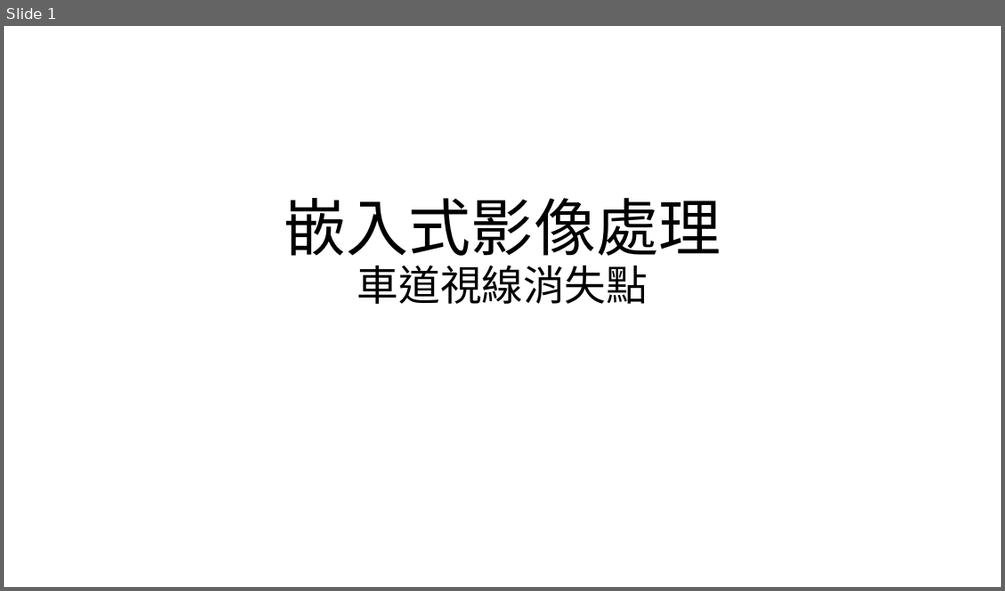
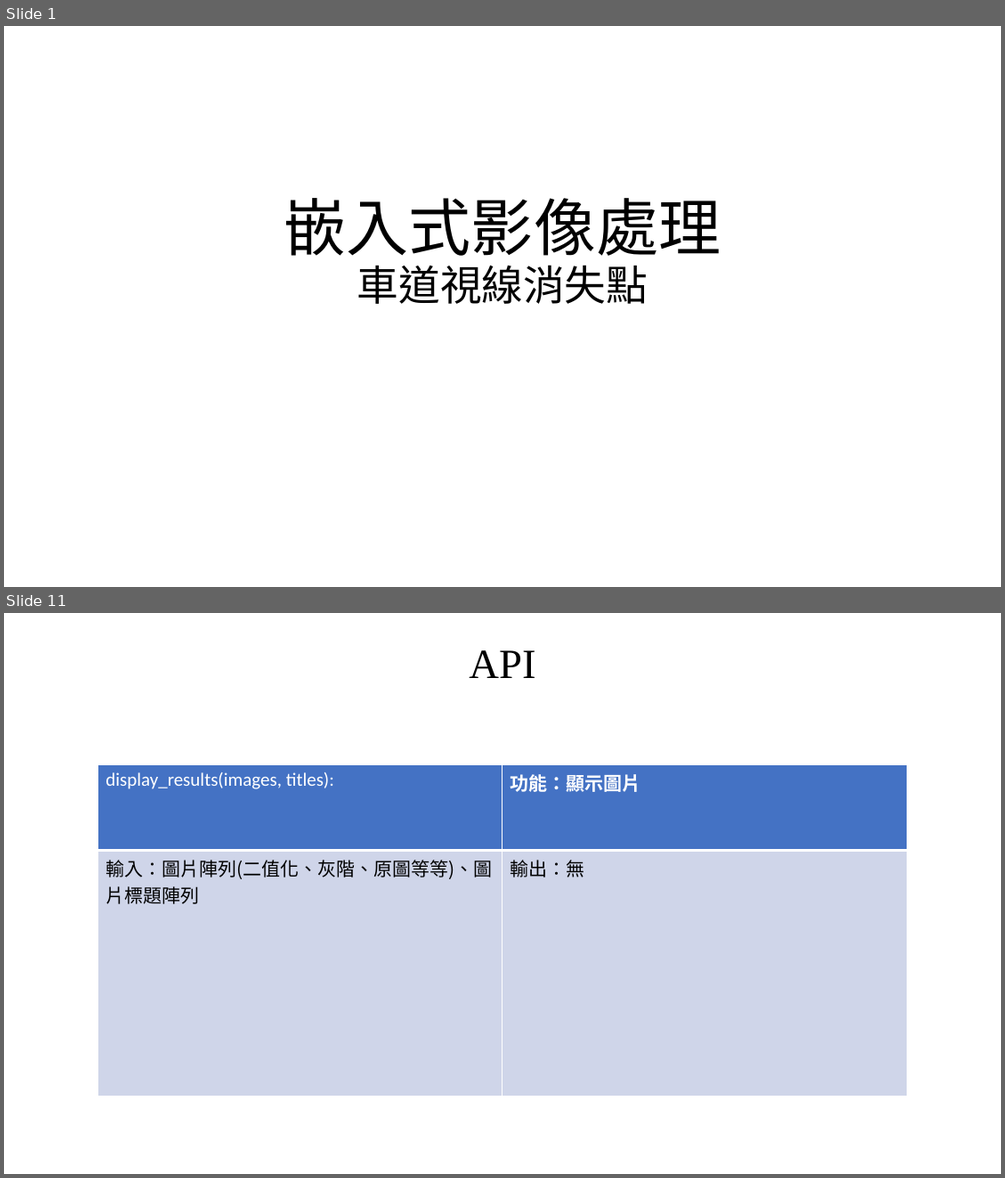
Before and after one commit to a147852z/embedded_image, a slide deck: 嵌入式影像處理.pptx. Shown one above the other, each under a label of ours: slide 1 before the commit, slides 1 and 11 after it; the slides between them are not shown. The pictures are 1005x591 and 1005x1178 pixels, drawn with LibreOffice and Linux fonts; fonts in the diff are those of the drawing. Boxes give left, top, right and bottom in pixels: in the first picture for what was removed or moved away, otherwise in the second. Text is boxed around its words. In the diff, an @@ line names an element or a change of style, - is before the commit and + after.

```diff
--- a/嵌入式影像處理.pptx
+++ b/嵌入式影像處理.pptx
@@ slide 11 added at [4, 613, 1001, 1174], background #FFFFFF @@
@@ text added at [469, 650, 535, 678], 40 pt, text #000000 @@
+API
@@ table added at [98, 765, 907, 1096], 2 rows, 2 columns @@
+display_results(images, titles): | 功能：顯示圖片
+輸入：圖片陣列(二值化、灰階、原圖等等)、圖片標題陣列 | 輸出：無
```
Also in this commit, not shown: 1 slide changed, 10 other slides added, 4 other files.
